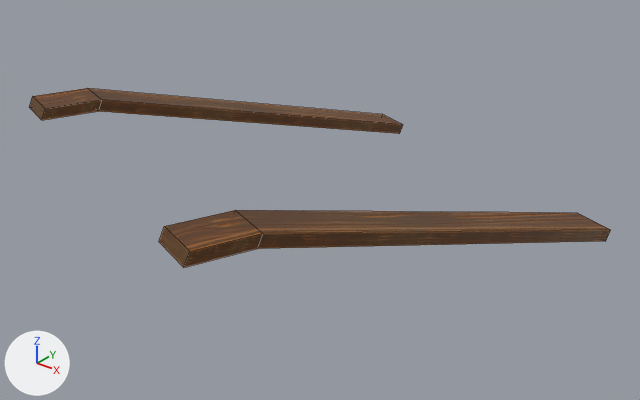
The FBX model Asset/Model/TaehyeonTestScene/Cube.1961.fbx: old version first, new version second.
Before and after are seen from a 50 mm lens placed at (31.55, 94.78, 3.21), pointed at (27.6, 99.72, 0.14). The lights are fixed; the arrows at lower left show +X, +Y and +Z. Mesh edges are drawn as thin lines. Where no turn or scale is listed for an object, it has been applied to the vertices.

Before the edit, the objects in view are built like this:
```python
me_cube_001 = bpy.data.meshes.new('Cube.001')
me_cube_001.from_pydata(...)  # 24 vertices, 20 faces; spans x -0.59..3.32, y -2.14..2.07, z -0.58..0.32
me_cube_001.materials.append(mat_wood_trim3)
ob_cube_1961 = bpy.data.objects.new('Cube.1961', me_cube_001)
ob_cube_1961.location = (26.24, 99.67, 0.585)
```
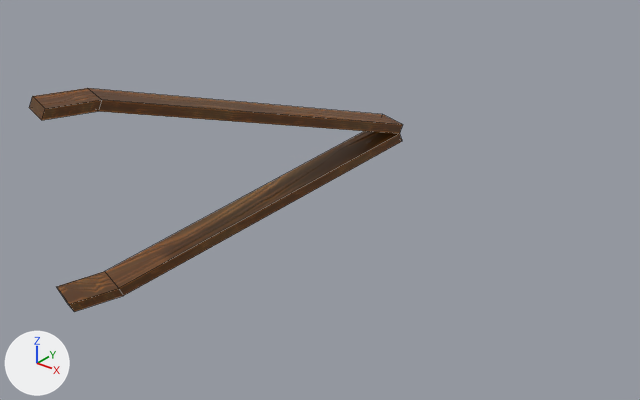
Where the newer file only moved an object's origin or applied its transform, the numbers keep the older frame.

Where the change shows, as pixel boxes (x1, y1, x2, y2) in the pictures (640 x 400 px):
'Cube.1961', reshaped (36% narrower, 25% taller): before (29, 88, 611, 267); after (29, 88, 403, 312)
part 1 of me_cube_001, deleted (brown): before (159, 210, 611, 267)
part 2 of me_cube_001, added (brown): after (56, 131, 402, 312)

Patch to the scene script:
```diff
--- a/Asset/Model/TaehyeonTestScene/Cube.1961.fbx.py
+++ b/Asset/Model/TaehyeonTestScene/Cube.1961.fbx.py
@@ me_cube_001 @@
 # used by ob_cube_1961; location = (26.24, 99.67, 0.585)
-me_cube_001.from_pydata(...)  # 24 vertices, 20 faces; spans x -0.59..3.32, y -2.14..2.07, z -0.58..0.32
+me_cube_001.from_pydata(...)  # 22 vertices, 20 faces; spans x -0.59..0.87, y -1.28..2.07, z -1.49..0.32
+# me_cube_001 part 1: the loose piece of 12 vertices spanning x 1.86..3.32, y -2.14..1.21, z -0.58..0.32 is deleted
+# me_cube_001 part 2
+# 10 vertices are added at x -0.59..0.87, y -1.28..2.07, z -1.49..-0.67
+# 10 new faces join them
 me_cube_001.materials.append(mat_wood_trim3)
```
